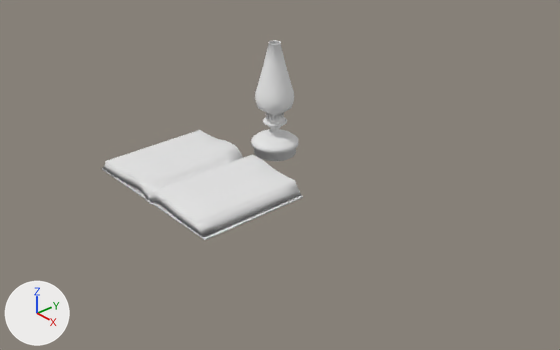
Two versions of the Blender file 05_cenaNaturezaMorta/Assets/PROPS/naturezaMorta_GustavoLacerda.blend, one commit apart.
Before and after are seen from a 50 mm lens placed at (1.265, -1.084, 0.813), pointed at (0.069, -0.044, -0.02). Arrows for +X, +Y and +Z are at lower left; the lights stay in place.
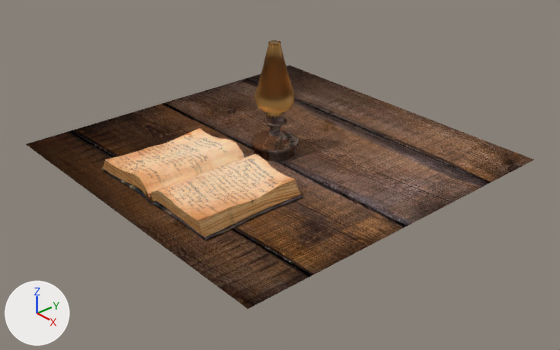
Commit message: 05 concluída

Changed parts and their boxes (x1, y1, x2, y2) in the pictures (560 x 350 px):
'table', added (brown)
    after: (26, 65, 534, 309)
'Cube', deleted
    before: (102, 130, 303, 240)
'book', added (beige)
    after: (102, 128, 303, 240)
    faces in mat_book_leaves (picture img_oldleave_jpg): (105, 128, 294, 220)
    faces in mat_book_sideleaves (picture img_book_leavesside_jpg): (103, 160, 301, 237)
    faces in mat_book_cover (picture img_book_cover_jpg): (102, 168, 303, 240)
'Cylinder', recoloured (grey to brown)
    both: (251, 40, 298, 161)
part 1 of me_cylinder, surface changed (grey to brown)
    both: (255, 40, 294, 120)
part 2 of me_cylinder, recoloured (white to brown)
    both: (251, 112, 298, 161)

Diff of the bpy script that builds the scene:
```diff
--- a/05_cenaNaturezaMorta/Assets/PROPS/naturezaMorta_GustavoLacerda.blend.py
+++ b/05_cenaNaturezaMorta/Assets/PROPS/naturezaMorta_GustavoLacerda.blend.py
@@ mat_lamp_glass @@
 _N = mat_lamp_glass.node_tree.nodes; _L = mat_lamp_glass.node_tree.links
-n0 = _N.new('ShaderNodeOutputMaterial'); n0.name = 'Material Output.001'
-n1 = _N.new('ShaderNodeBsdfDiffuse'); n1.name = 'Diffuse BSDF'
-_L.new(n1.outputs[0], n0.inputs[0])  # 'BSDF' to 'Surface'
+n2 = _N.new('ShaderNodeOutputMaterial'); n2.name = 'Material Output'
+n3 = _N.new('ShaderNodeBsdfGlass'); n3.name = 'Glass BSDF'
+n3.distribution = 'BECKMANN'
+n3.inputs[0].default_value = (0.8, 0.587, 0.323, 1.0)  # 'Color', beige #e7c99a
+n3.inputs[1].default_value = 0.374  # 'Roughness'
+n3.inputs[2].default_value = 1.45  # 'IOR'
+_L.new(n3.outputs[0], n2.inputs[0])  # 'BSDF' to 'Surface'
@@ mat_lamp_metal @@
+mat_lamp_metal = bpy.data.materials.new('lamp_metal')
+mat_lamp_metal.use_nodes = True; mat_lamp_metal.node_tree.nodes.clear()
+_N = mat_lamp_metal.node_tree.nodes; _L = mat_lamp_metal.node_tree.links
+n0 = _N.new('ShaderNodeOutputMaterial'); n0.name = 'Material Output'
+n1 = _N.new('ShaderNodeBsdfDiffuse'); n1.name = 'Diffuse BSDF'
+n2 = _N.new('ShaderNodeTexImage'); n2.name = 'Image Texture'
+n2.image = img_metalrusted_jpg
+n3 = _N.new('ShaderNodeUVMap'); n3.name = 'UV Map'
+_L.new(n1.outputs[0], n0.inputs[0])  # 'BSDF' to 'Surface'
+_L.new(n2.outputs[0], n1.inputs[0])  # 'Color' to 'Color'
+_L.new(n3.outputs[0], n2.inputs[0])  # 'UV' to 'Vector'
@@ me_cylinder @@
-me_cylinder.from_pydata(...)  # 1504 vertices, 1393 faces; spans x -0.056..0.056, y -0.056..0.056, z -0.15..0.121
+me_cylinder.from_pydata(...)  # 1506 vertices, 1394 faces; spans x -0.056..0.056, y -0.056..0.056, z -0.15..0.121
+# me_cylinder part 1: 1393 kept faces spanning x -0.056..0.056, y -0.056..0.056, z -0.15..0.121 get new texture (UV) coordinates
+# me_cylinder part 2: 913 faces spanning x -0.056..0.056, y -0.056..0.056, z -0.15..-0.049 switch from mat_lamp_glass (white #e7e7e7) to mat_lamp_metal
@@ ob_cube @@
-ob_cube = bpy.data.objects.new('Cube', me_cube_001)
@@ ob_table @@
+ob_table = bpy.data.objects.new('table', me_plane)  # 4 vertices, 1 face; spans x -1.0..1.0, y -1.0..1.0, z 0.0; in mat_table (picture img_oldwood_jpg)
+ob_table.location = (0.0, 0.0, 0.0)
+ob_table.scale = (0.43, 0.43, 0.43)
@@ ob_book @@
+ob_book = bpy.data.objects.new('book', me_cube_001_1)  # 784 vertices, 794 faces; spans x -1.02..1.02, y -1.01..1.03, z -0.99..2.61; in mat_book_leaves (picture img_oldleave_jpg), mat_book_sideleaves (picture img_book_leavesside_jpg), mat_book_cover (picture img_book_cover_jpg)
+ob_book.location = (0.014, -0.232, 0.013)
+ob_book.scale = (0.194, 0.128, 0.0132)
```
